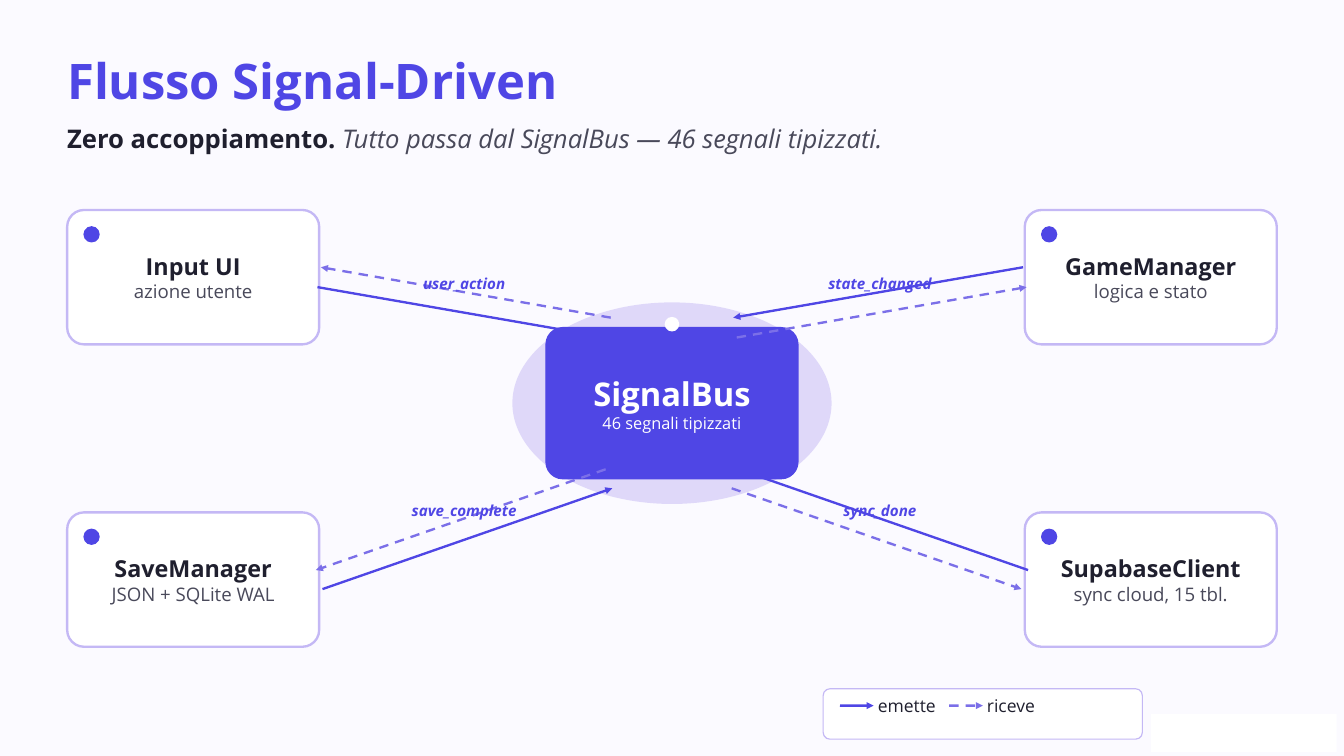
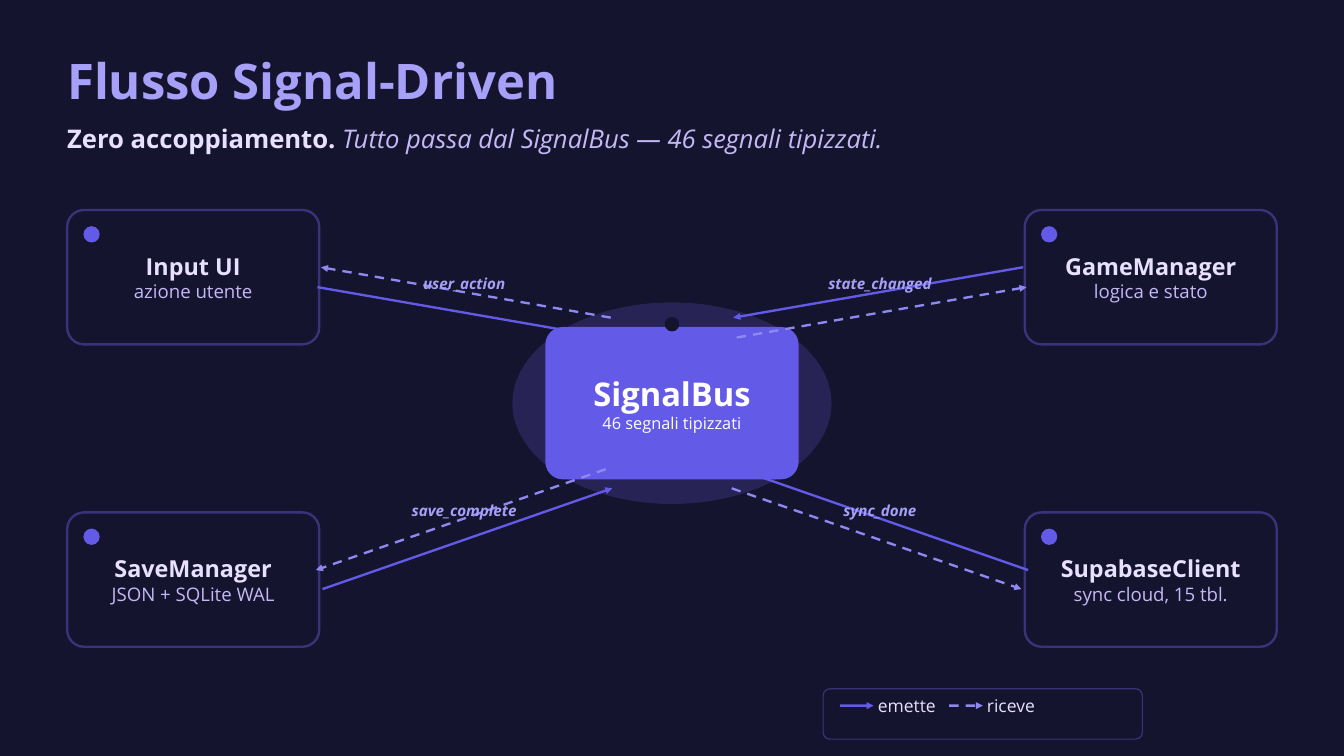
Before and after one commit to renanaugustomacena-ux/Projectwork-IFTS-Private, a slide deck: slide 6 of finale.pptx (slide 5 before the commit). Drawn at 1344x756 pixels with LibreOffice and Linux fonts; fonts in the diff are those of the drawing; background and template pictures are left out. Boxes give left, top, right and bottom in pixels: in the first picture for what was removed or moved away, otherwise in the second. Text is boxed around its words. In the diff, an @@ line names an element or a change of style, - is before the commit and + after.

```diff
--- a/finale.pptx
+++ b/finale.pptx
@@ background #F6F6FB to #0B0B14 @@
@@ rectangle at [0, 0, 1344, 756]: fill #FBFAFF to #14142E @@
@@ text "Zero accoppiamento. Tutto passa dal ..." at [67, 128, 883, 154]: text colour #1F1F2E to #E7E0FF in "Zero accoppiamento."; text colour #49495A to #C4B8F5 in "Tutto passa dal SignalBus — 46 segnali ..." @@
@@ text "Input UI azione utente" at [134, 258, 253, 298]: text colour #1F1F2E to #E7E0FF in "Input UI"; text colour #49495A to #C4B8F5 in "azione utente" @@
@@ text "GameManager logica e stato" at [1065, 258, 1236, 303]: text colour #1F1F2E to #E7E0FF in "GameManager"; text colour #49495A to #C4B8F5 in "logica e stato" @@
@@ arrow (611, 318) - (321, 267): stroke #7B6FE8 2 pt dashed to #8F88F0 2 pt dashed @@
@@ arrow (1023, 267) - (733, 318): stroke #4F46E5 2 pt to #635AE8 2 pt @@
@@ arrow (318, 287) - (607, 338): stroke #4F46E5 2 pt to #635AE8 2 pt @@
@@ arrow (737, 338) - (1026, 287): stroke #7B6FE8 2 pt dashed to #8F88F0 2 pt dashed @@
@@ ellipse at [512, 302, 832, 504]: fill #C4B8F5 at 50% opacity to #3B337A at 50% opacity @@
@@ ellipse at [665, 318, 679, 331]: fill #FFFFFF to #14142E; outline #FFFFFF 1 pt to #14142E 1 pt @@
@@ arrow (606, 470) - (316, 570): stroke #7B6FE8 2 pt dashed to #8F88F0 2 pt dashed @@
@@ arrow (1028, 570) - (738, 470): stroke #4F46E5 2 pt to #635AE8 2 pt @@
@@ arrow (323, 589) - (612, 488): stroke #4F46E5 2 pt to #635AE8 2 pt @@
@@ arrow (732, 488) - (1021, 589): stroke #7B6FE8 2 pt dashed to #8F88F0 2 pt dashed @@
@@ text colour #4F46E5 to #A7A0F8 in 5 elements at [67, 61, 557, 111], [423, 277, 505, 294], [828, 277, 931, 294], [412, 502, 517, 521], [843, 504, 916, 521] @@
@@ text "SaveManager JSON + SQLite WAL" at [112, 560, 275, 605]: text colour #1F1F2E to #E7E0FF in "SaveManager"; text colour #49495A to #C4B8F5 in "JSON + SQLite WAL" @@
@@ text "SupabaseClient sync cloud, 15 tbl." at [1061, 559, 1241, 606]: text colour #1F1F2E to #E7E0FF in "SupabaseClient"; text colour #49495A to #C4B8F5 in "sync cloud, 15 tbl." @@
@@ fill #FFFFFF to #14142E; outline #C4B8F5 2 pt to #3B337A 2 pt in 4 elements at [67, 210, 319, 344], [1025, 210, 1277, 344], [67, 512, 319, 647], [1025, 512, 1277, 647] @@
@@ fill #4F46E5 to #635AE8; outline #4F46E5 1 pt to #635AE8 1 pt in 5 elements at [546, 328, 798, 479], [84, 227, 99, 242], [1042, 227, 1057, 242], [84, 529, 99, 544], [1042, 529, 1057, 544] @@
@@ rounded rectangle at [823, 689, 1142, 739]: fill #FFFFFF to #14142E; outline #C4B8F5 1 pt to #3B337A 1 pt @@
@@ arrow (840, 706) - (874, 706): stroke #4F46E5 2 pt to #635AE8 2 pt @@
@@ text "emette" at [878, 700, 936, 712]: text colour #1F1F2E to #E7E0FF @@
@@ arrow (949, 706) - (983, 706): stroke #7B6FE8 2 pt dashed to #8F88F0 2 pt dashed @@
@@ text "riceve" at [987, 699, 1035, 712]: text colour #1F1F2E to #E7E0FF @@
@@ rectangle at [1151, 714, 1336, 752]: fill #FFFFFF to #14142E @@
```
Also in this commit, not shown: 9 other slides changed, 1 slide added, 1 other file.
